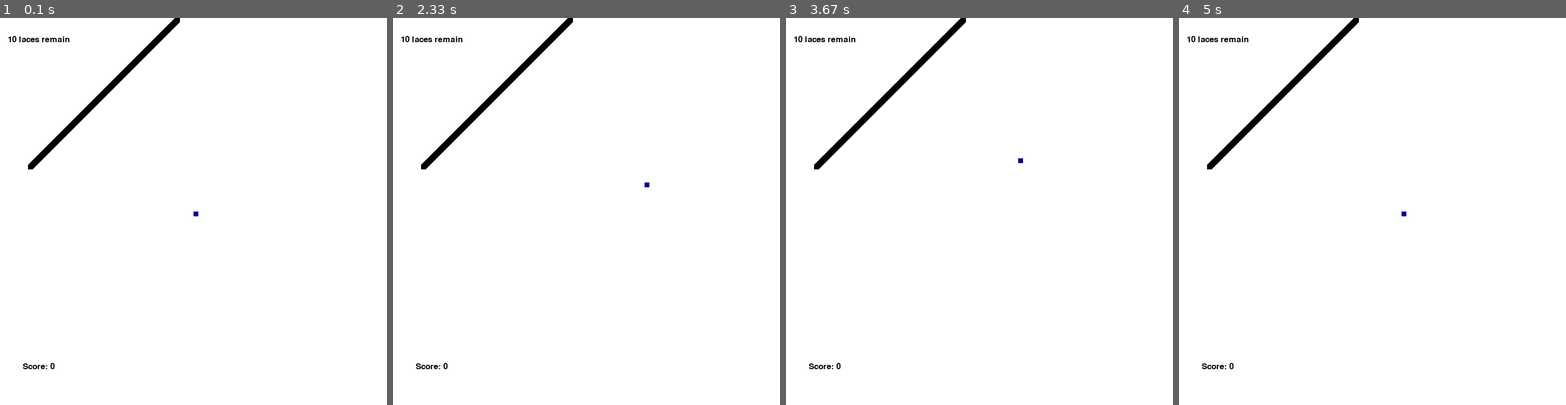
Above: before the commit, frames 1-4 (left to right).
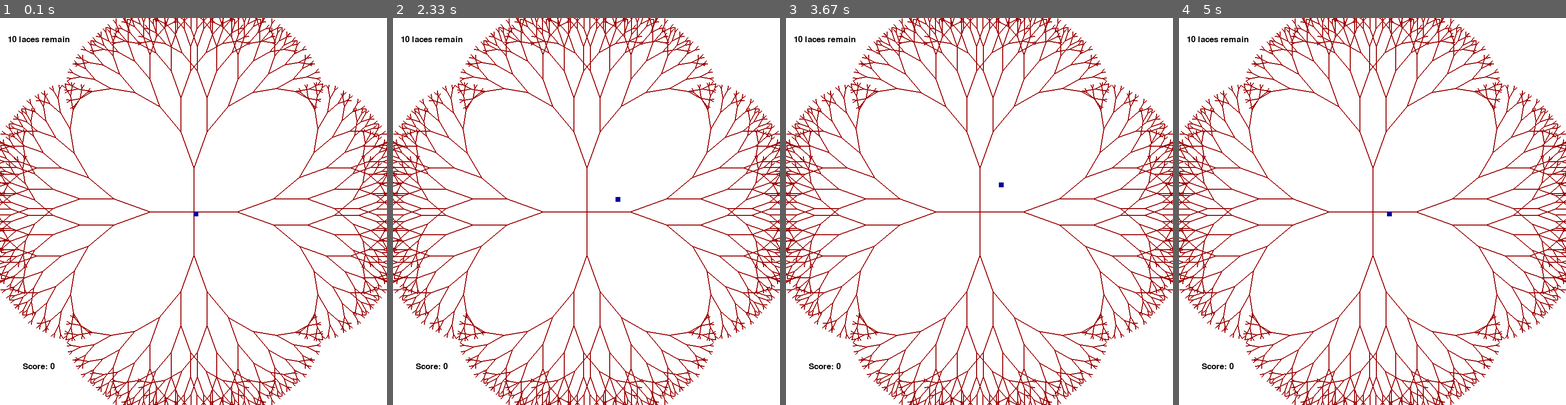
Above: after the commit, the same moments.

Repository: Andrew-Pynch/neuralink-bot
Game: pygame game, started from surgery_game.py
The game is run twice, just before and just after one commit, with the same random seed, the same clock (stepped at 60 frames per second) and the same inputs.
Inputs:
- Up to frame 1 (0.1 s): no input
- Up to frame 2 (2.33 s): hold Right 0.33-0.8 s; hold Up 0.83-1.13 s; hold Right 1.17-1.63 s; hold Left 1.67-2.2 s; hold Down from 2.23 s (still down)
- Up to frame 3 (3.67 s): release Down at 2.53 s; hold Left 2.57-2.97 s; hold Up 3-3.37 s; hold Right from 3.4 s (still down)
- Up to frame 4 (5 s): release Right at 4.03 s; hold Down 4.07-4.43 s; hold Left 4.47-4.93 s; hold Right from 4.97 s (still down)

The runs differ from the first frame. In frame 1, 8.9% of the frame differs, in the area x 0-100%, y 0-100%; in frame 2, 8.9%; in frame 3, 8.9%; in frame 4, 8.9%.

Commit message:
better blood vessel generation using tree like fractals

Diff:
--- a/surgery_game.py
+++ b/surgery_game.py
@@ -1,6 +1,7 @@
 import pygame
 import time
 import random
+import math
 from math import hypot
 from itertools import combinations
 
@@ -26,7 +27,7 @@
 ####################
 """GAME VARIABLES"""
 ####################
-FPS = 30
+FPS = 15
 clock = pygame.time.Clock()
 
 # Font
@@ -45,48 +46,22 @@
 
 
 ### N0TE: ALL THESE FUNCTIONS ARE JUST A GUESS AT WHAT THE STRUCTURE OF THE PROGRAM WILL BE... ###
-def vessels(vessel_list):
-    """Create pygame representation of blood vessels"""
-    #TODO: > create a list of coordinate pairs similar to the lace_list
-    #      > create a recursive function
-    #      > render the list of coordinates into the game screen (see line 56)
-    """MATTS NOTES"""
-    start_x = random.randint(0, display_width)
-    start_y = random.randint(0, display_height)
-
-    init_position = [start_x, start_y]
-    # Add to vessel_list
-    # vessel_list.append(init_position)
-
-    recurse(start_x, start_y, -1)
-
-    render_vessels(vessel_list)
-
-
-def recurse(x, y, prev_direction):
-    """Recursively generate a list of coordinates"""
-    # base case: fractal goes off screen
-    # take the previous coordinate, and either go down, left, right, or up,
-    # but don't go in the same direction as the previous pixel.
-    # previous direction: 0 for left, 1 for up, 2 for right, 3 for down
-
-    # add the coordinate pair to the list
-    coords = [x, y]
-    vessel_list.append(coords)
-
-    #if the current point is on the screen, creat a new point diagonal to the current point
-    if x < display_width and x >= 0 and y < display_height and y >= 0:
-        recurse(x+1, y-1, -1)
-    else:
-        return vessel_list
-
-    # later, I will implement the random function to go in random directions of random lengths
-
-
-def render_vessels(vessel_list):
-    """RENDER ALL THE VESSELS"""
-    for point in vessel_list:
-        pygame.draw.rect(game_display, black, [point[0], point[1], vessel_size, vessel_size])
+def render_vessels(x1, y1, angle, depth, vessel_list):
+    if depth:
+        x2 = x1 + int(math.cos(math.radians(angle)) * depth * 10.0)
+        y2 = y1 + int(math.sin(math.radians(angle)) * depth * 10.0)
+
+        # Render the paramters that were passed in
+        pygame.draw.line(game_display, red, (x1, y1), (x2, y2), 2)
+
+        # Render the left branch and add its coordinates to the list
+        render_vessels(x2, y2, angle - 20, depth - 1, vessel_list)
+        vessel_list.append([x2, y2])
+        # Render the right branch and add its coordinates to the list
+        render_vessels(x2, y2, angle + 20, depth - 1, vessel_list)
+        vessel_list.append([x2, y2])
+
+    return vessel_list
 
 
 def render_lace(x, y, lace_list):
@@ -169,9 +144,7 @@
     current_lace = 0
 
     """RENDER THE VESSELS ON SCREEN"""
-    vessels(vessel_list)
-    print("Vessels: ")
-    print(vessel_list)
+
 
     # X AND Y COORDS OF THE LACE
     x = display_width / 2
@@ -272,7 +245,10 @@
         game_display.fill(white)
 
         """RENDER ALL THE VESSELS"""
-        render_vessels(vessel_list)
+        render_vessels(display_width/2, display_height/2, -90, 9, vessel_list)
+        render_vessels(display_width/2, display_height/2, 0, 9, vessel_list)
+        render_vessels(display_width/2, display_height/2, 90, 9, vessel_list)
+        render_vessels(display_width/2, display_height/2, 180, 9, vessel_list)
 
         """### RENDER ALL THE LACES ###"""
         render_lace(x, y, lace_list)
--- a/tree.py
+++ /dev/null
@@ -1,23 +0,0 @@
-import pygame, math
-
-pygame.init()
-window = pygame.display.set_mode((600, 600))
-pygame.display.set_caption("Fractal Tree")
-screen = pygame.display.get_surface()
-
-def drawTree(x1, y1, angle, depth):
-    if depth:
-        x2 = x1 + int(math.cos(math.radians(angle)) * depth * 10.0)
-        y2 = y1 + int(math.sin(math.radians(angle)) * depth * 10.0)
-        pygame.draw.line(screen, (255,255,255), (x1, y1), (x2, y2), 2)
-        drawTree(x2, y2, angle - 20, depth - 1)
-        drawTree(x2, y2, angle + 20, depth - 1)
-
-def input(event):
-    if event.type == pygame.QUIT:
-        exit(0)
-
-drawTree(300, 550, -90, 9)
-pygame.display.flip()
-while True:
-    input(pygame.event.wait())
